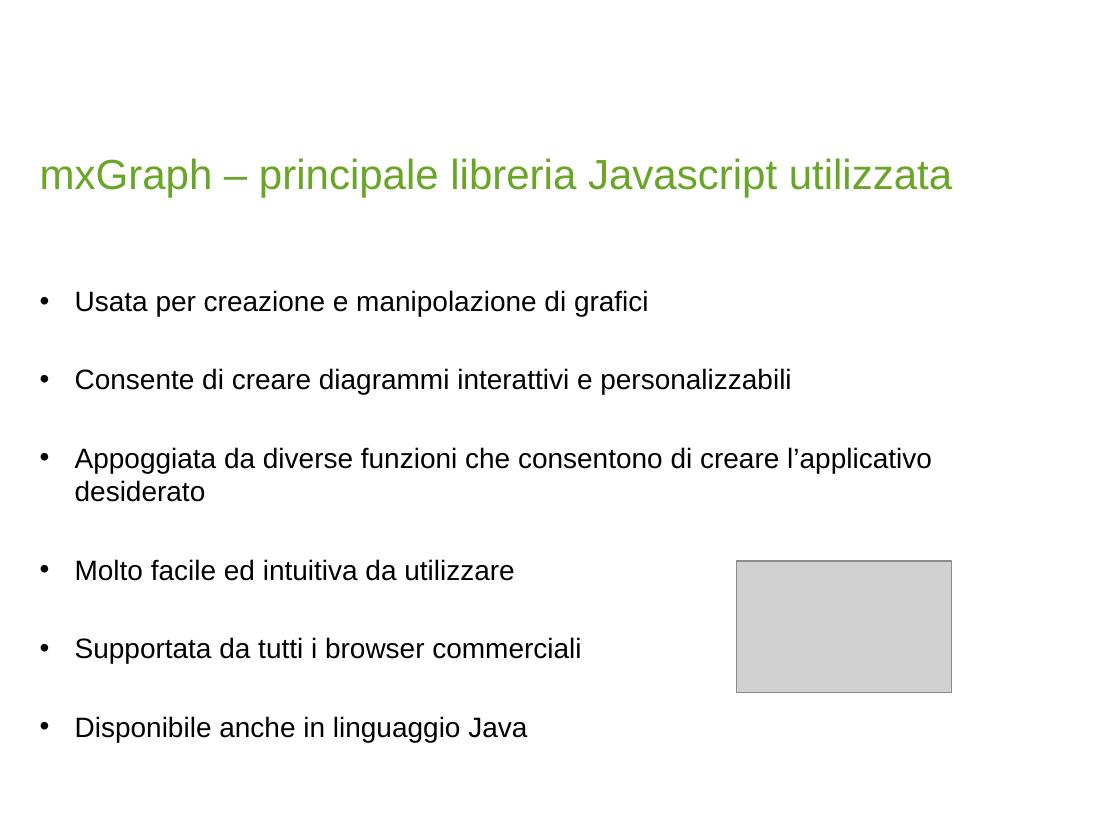
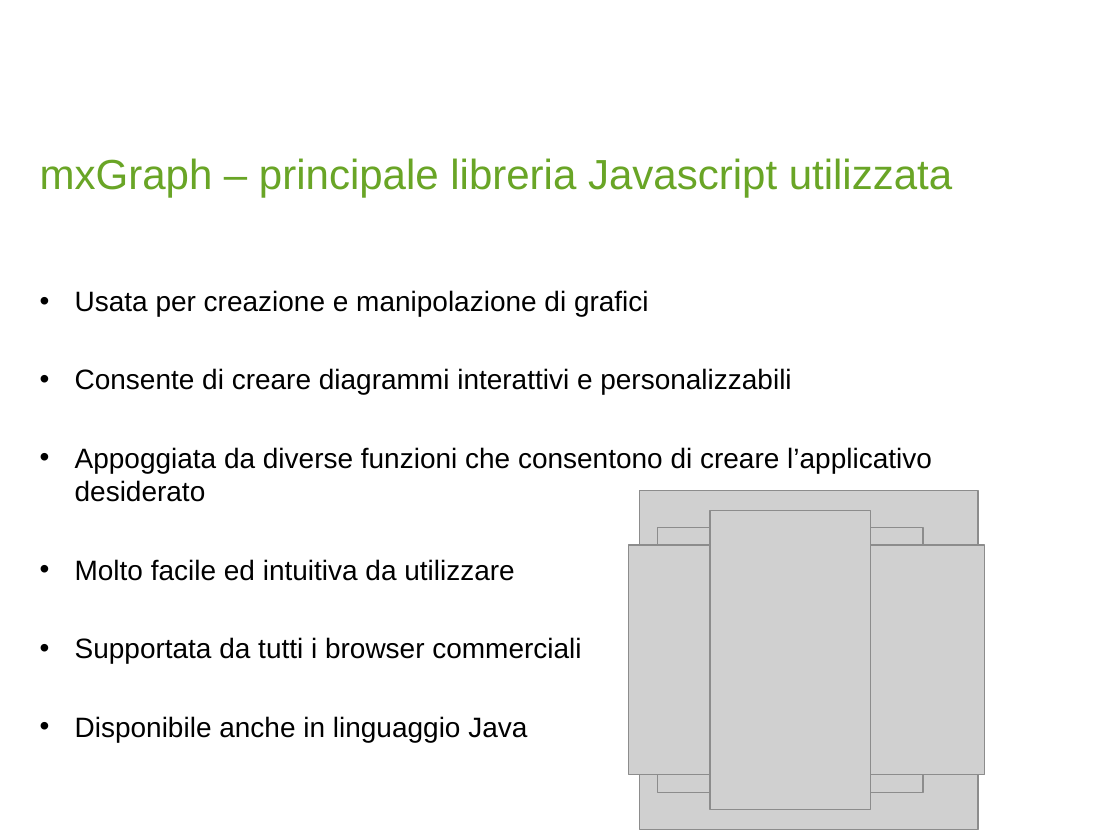
Before and after one commit to debonijonathan/ProgettoDiSemestre, a slide deck: slide 5 of presentazione/Presentazione_Progetti_di_Dipl.pptx. Drawn at 1120x840 pixels with LibreOffice and Linux fonts; fonts in the diff are those of the drawing; grey boxes stand for pictures; background and template pictures are left out. Boxes give left, top, right and bottom in pixels: in the first picture for what was removed or moved away, otherwise in the second. Text is boxed around its words. In the diff, an @@ line names an element or a change of style, - is before the commit and + after.

Commit message:
Presentazione

```diff
--- a/presentazione/Presentazione_Progetti_di_Dipl.pptx
+++ b/presentazione/Presentazione_Progetti_di_Dipl.pptx
@@ picture added at box(640, 491, 978, 829) @@
@@ picture added at box(640, 521, 928, 810) @@
@@ picture added at box(657, 528, 923, 793) @@
@@ picture added at box(710, 511, 871, 810) @@
@@ picture added at box(628, 545, 984, 775) @@
@@ picture removed at box(736, 561, 951, 692) @@
```
Also in this commit, not shown: 1 other slide changed.
